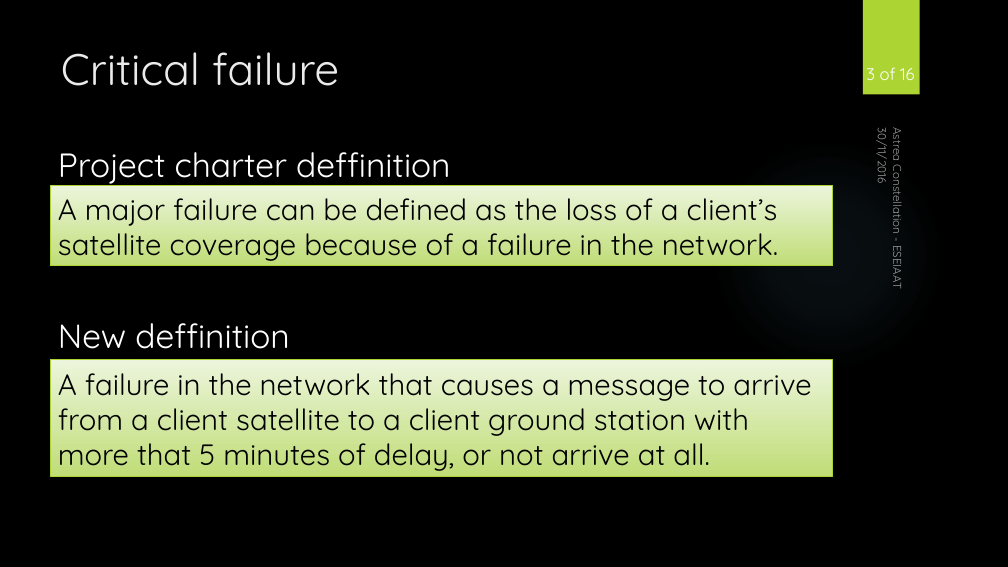
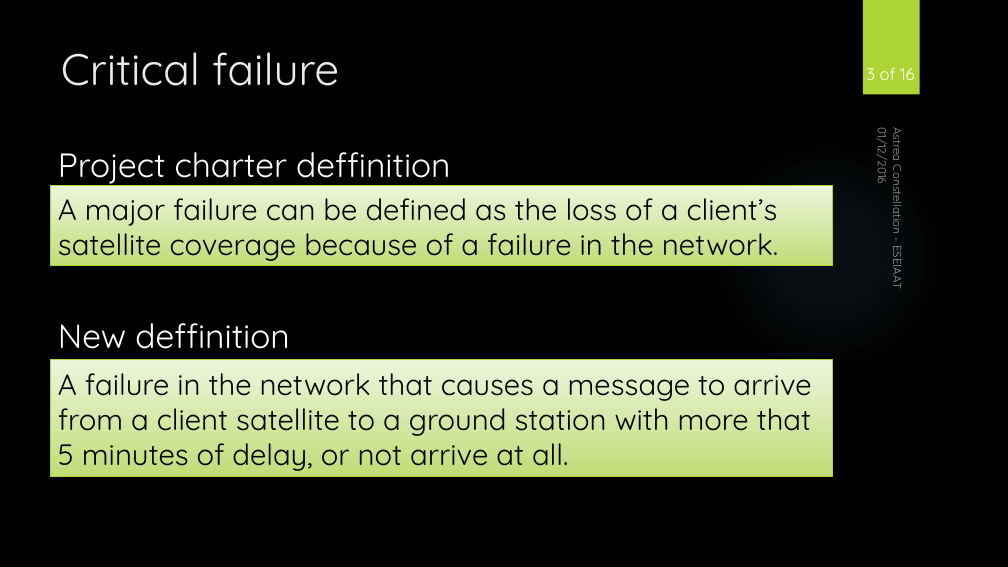
Before and after one commit to EvaMariaUrbano/Communications, a slide deck: slide 3 of Presentación Josep Maria/Presentation Josep Maria.pptx. Drawn at 1008x567 pixels with LibreOffice and Linux fonts; fonts in the diff are those of the drawing; background and template pictures are left out. Boxes give left, top, right and bottom in pixels: in the first picture for what was removed or moved away, otherwise in the second. Text is boxed around its words. In the diff, an @@ line names an element or a change of style, - is before the commit and + after.

```diff
--- a/Presentación Josep Maria/Presentation Josep Maria.pptx
+++ b/Presentación Josep Maria/Presentation Josep Maria.pptx
@@ text at bbox=[874, 132, 891, 183]: text changed @@
-30/11/2016
+01/12/2016
@@ text at bbox=[58, 373, 811, 471]: text changed @@
-A failure in the network that causes a message to arrive from a client satellite to a client ground station with more that 5 minutes of delay, or not arrive at all.
+A failure in the network that causes a message to arrive from a client satellite to a ground station with more that 5 minutes of delay, or not arrive at all.
```
Also in this commit, not shown: 14 other slides changed, 2 other files.
